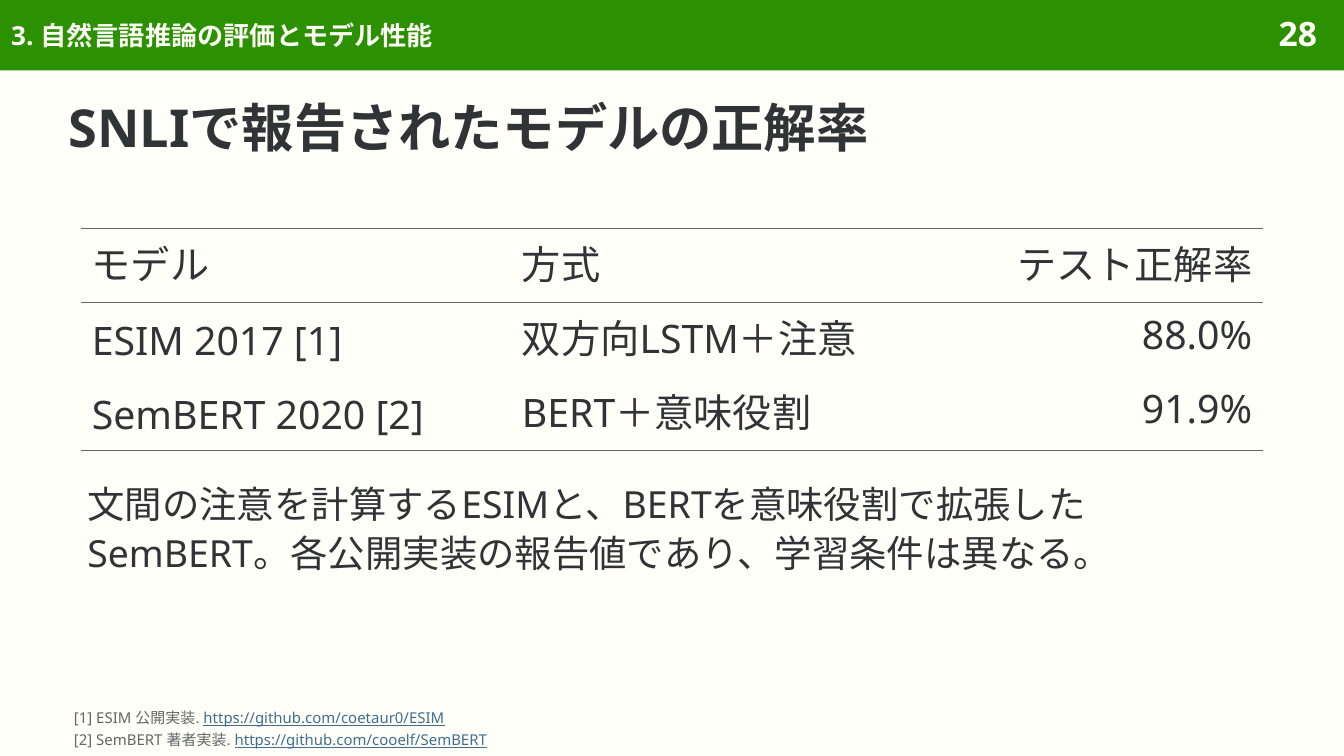
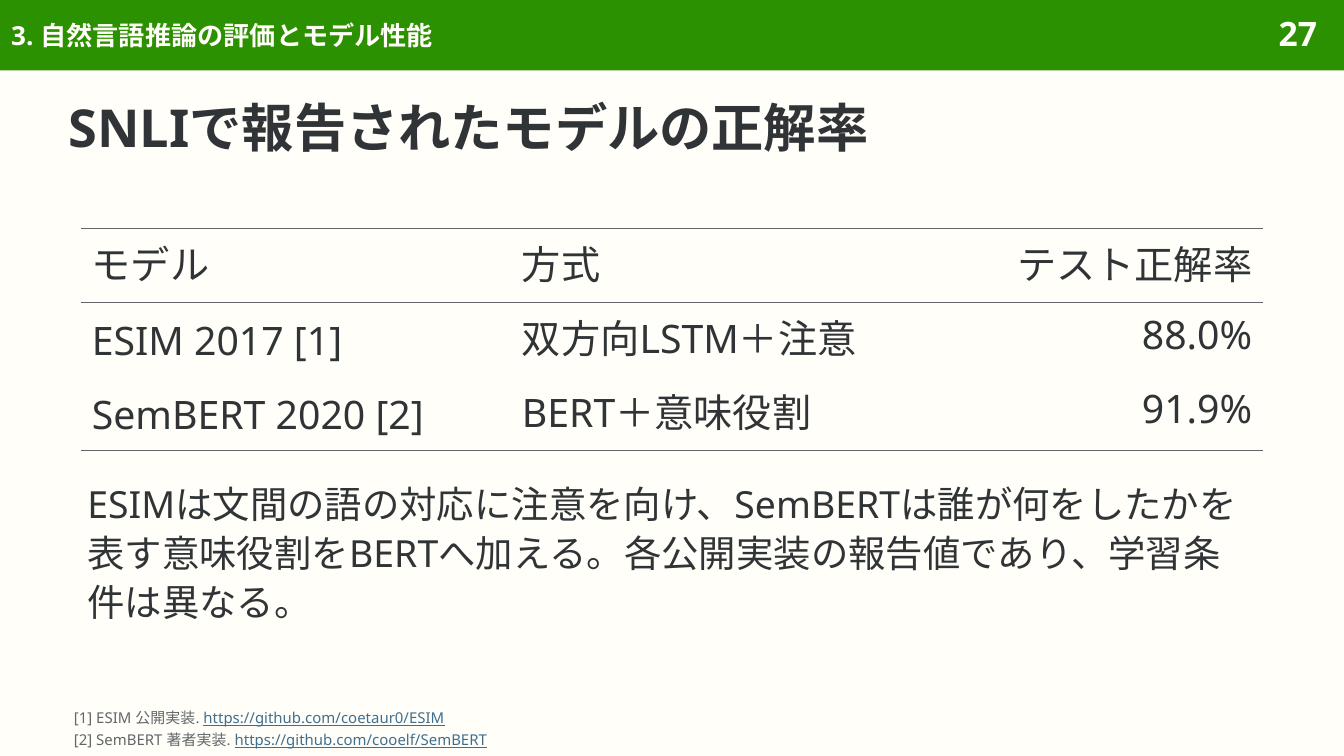
Before and after one commit to sasakiy84/datasets-in-10-minutes, a slide deck: slide 27 of slides/datasets-in-10-minutes-snli.pptx (slide 28 before the commit). Drawn at 1344x756 pixels with LibreOffice and Linux fonts; fonts in the diff are those of the drawing. Boxes give left, top, right and bottom in pixels: in the first picture for what was removed or moved away, otherwise in the second. Text is boxed around its words. In the diff, an @@ line names an element or a change of style, - is before the commit and + after.

```diff
--- a/slides/datasets-in-10-minutes-snli.pptx
+++ b/slides/datasets-in-10-minutes-snli.pptx
@@ page number at box(1279, 21, 1317, 46): text changed @@
-28
+27
@@ text at box(87, 486, 1236, 619): text changed @@
-文間の注意を計算するESIMと、BERTを意味役割で拡張したSemBERT。各公開実装の報告値であり、学習条件は異なる。
+ESIMは文間の語の対応に注意を向け、SemBERTは誰が何をしたかを表す意味役割をBERTへ加える。各公開実装の報告値であり、学習条件は異なる。
```
Also in this commit, not shown: 2 other slides changed, 15 other files.
